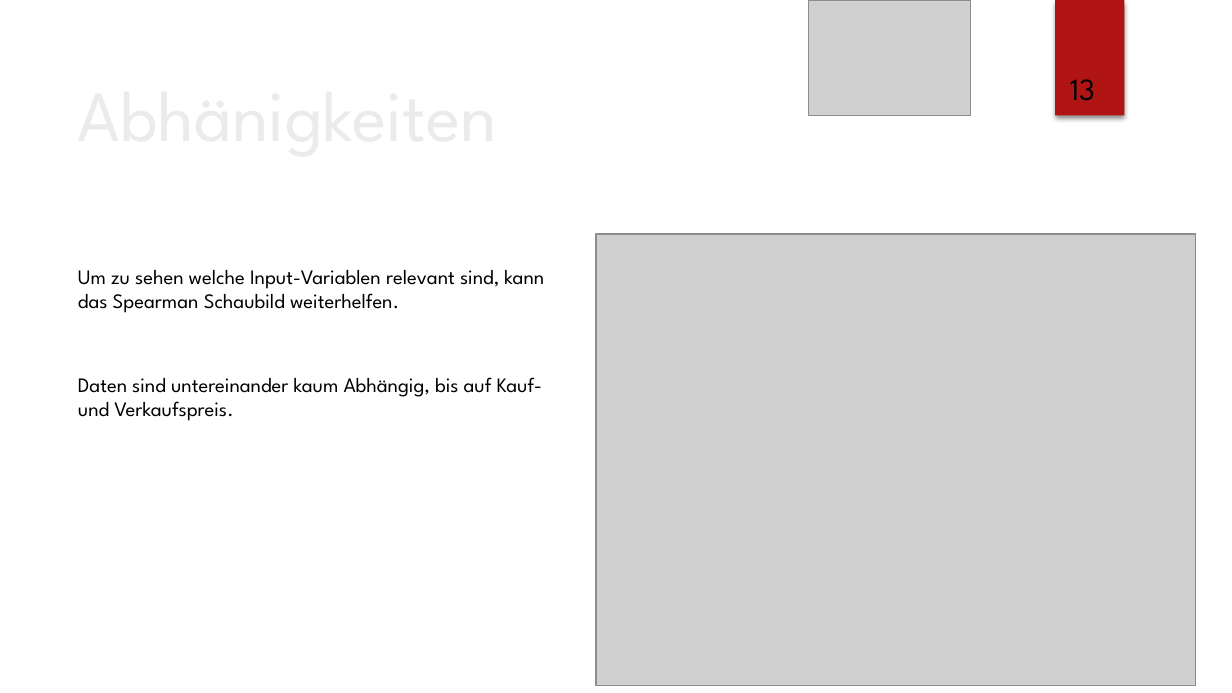
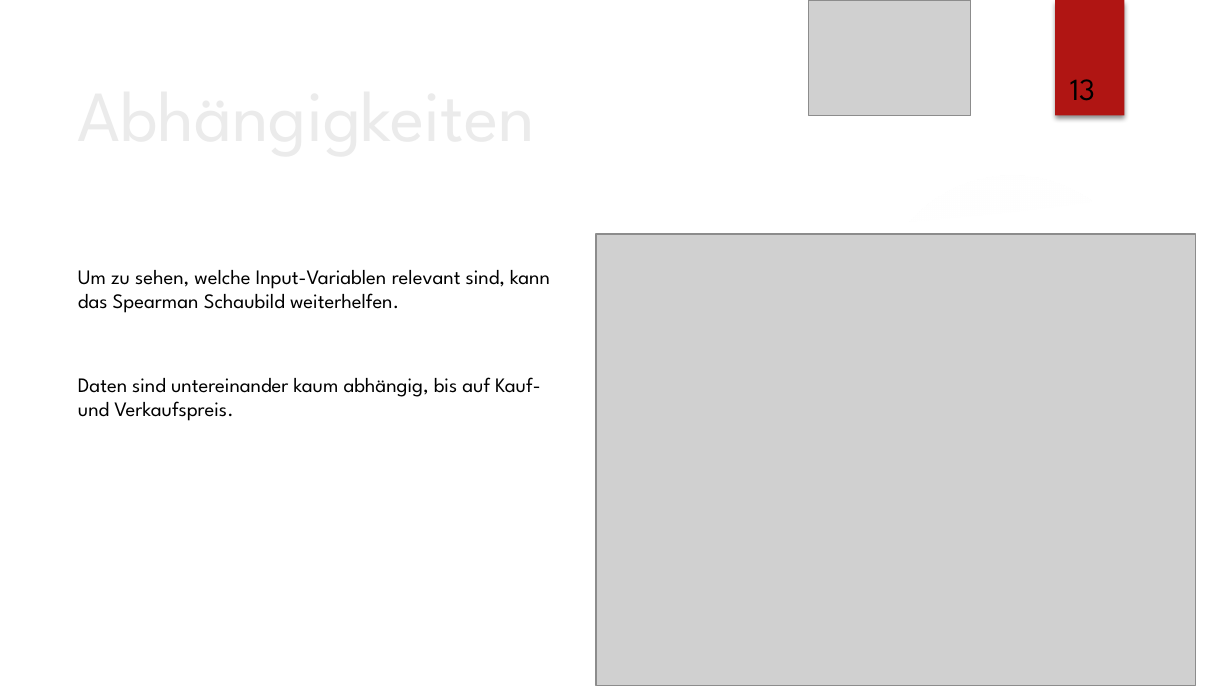
Before and after one commit to lz039/Gw2Trading, a slide deck: slide 13 of reports/presentation_custom_design.pptx. Drawn at 1232x693 pixels with LibreOffice and Linux fonts; fonts in the diff are those of the drawing; grey boxes stand for pictures; background and template pictures are left out. Boxes give left, top, right and bottom in pixels: in the first picture for what was removed or moved away, otherwise in the second. Text is boxed around its words. In the diff, an @@ line names an element or a change of style, - is before the commit and + after.

Commit message:
fixed typos, added some todos

```diff
--- a/reports/presentation_custom_design.pptx
+++ b/reports/presentation_custom_design.pptx
@@ title at box(65, 64, 1000, 166): text changed @@
-Abhänigkeiten
+Abhängigkeiten
@@ text at box(78, 270, 550, 421): text changed @@
-Um zu sehen welche Input-Variablen relevant sind, kann das Spearman Schaubild weiterhelfen.
-Daten sind untereinander kaum Abhängig, bis auf Kauf- und Verkaufspreis.
+Um zu sehen, welche Input-Variablen relevant sind, kann das Spearman Schaubild weiterhelfen.
+Daten sind untereinander kaum abhängig, bis auf Kauf- und Verkaufspreis.
```
Also in this commit, not shown: 9 other slides changed.
